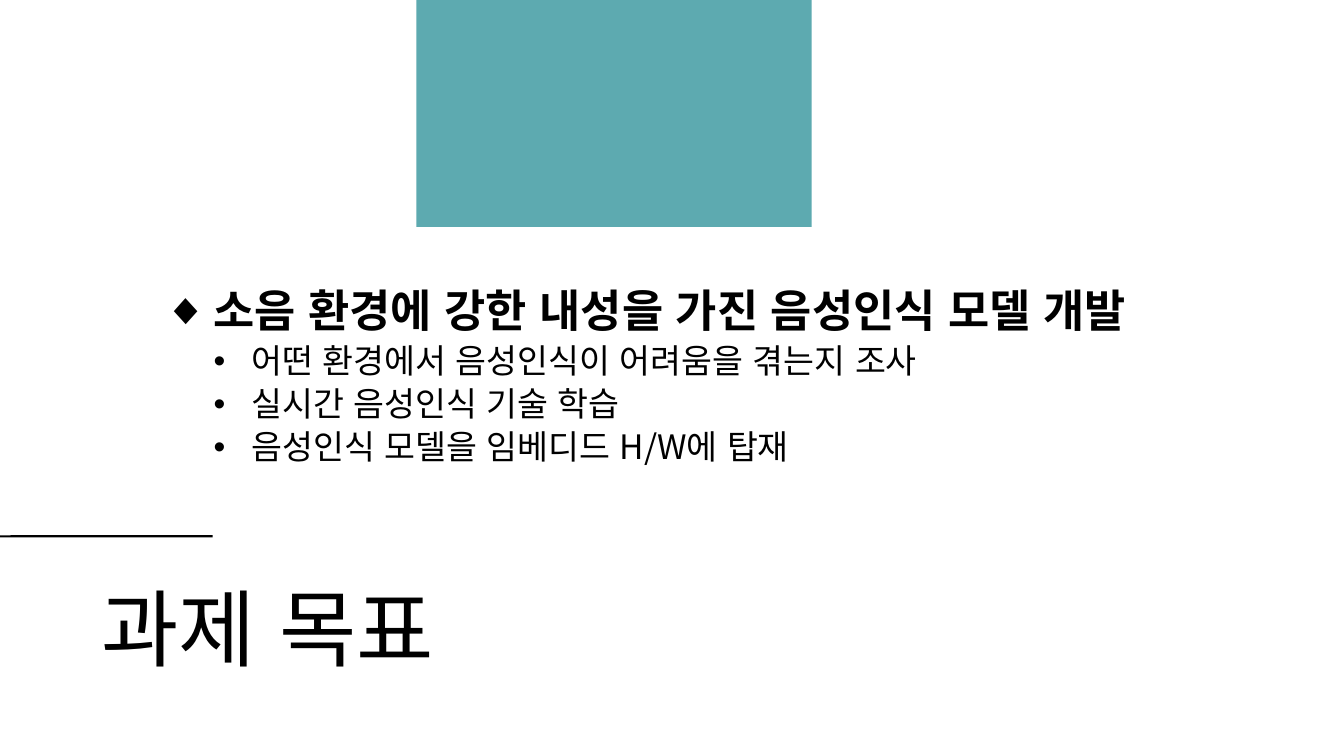
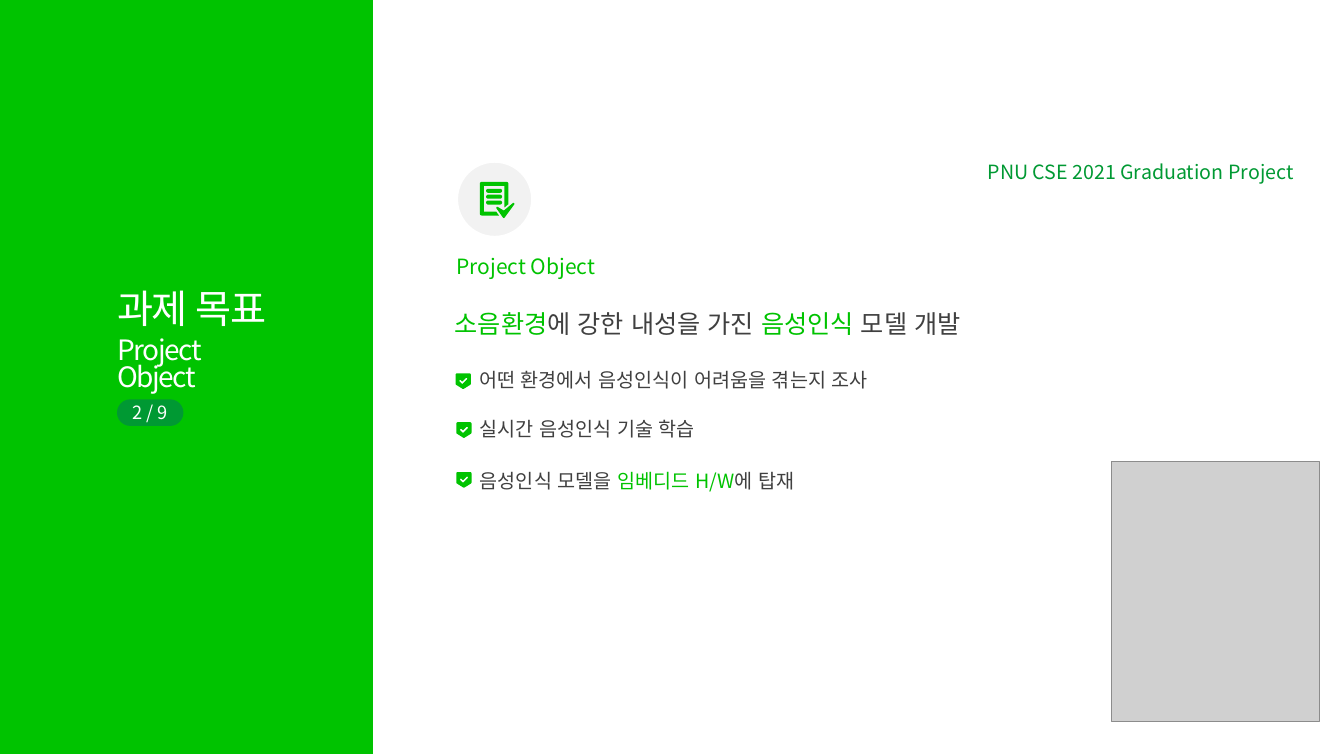
Before and after one commit to TeamPhoneticCode/Report, a slide deck: slide 3 of 2021_졸업과제_1번째_진행보고.pptx. Drawn at 1344x756 pixels with LibreOffice and Linux fonts; fonts in the diff are those of the drawing; grey boxes stand for pictures. Boxes give left, top, right and bottom in pixels: in the first picture for what was removed or moved away, otherwise in the second. Text is boxed around its words. In the diff, an @@ line names an element or a change of style, - is before the commit and + after.

```diff
--- a/2021_졸업과제_1번째_진행보고.pptx
+++ b/2021_졸업과제_1번째_진행보고.pptx
@@ rectangle added at (0,0,373,754), fill #00C300 @@
@@ rectangle removed at (416,0,812,227) @@
@@ text added at (988,163,1293,184), 14 pt, text #009933 @@
+PNU CSE 2021 Graduation Project
@@ group added at (457,161,532,237): 5 freeform shapes, 1 ellipse @@
@@ text added at (456,257,595,279), 15 pt, text #00C300 @@
+Project Object
@@ text "과제 목표": place and size @@
-text "과제 목표" at (101,590,434,667)
+text "과제 목표" at (117,290,267,326)
@@ text "과제 목표" at (117,290,267,326): size 60 to 28 pt, font Noto Sans CJK SC to Noto Sans CJK KR, text colour #000000 to #FFFFFF, letter spacing -1.5 to -1 pt, bold off; line spacing 0.9 to 0.8; vertical alignment bottom to top @@
@@ text removed at (214,289,1125,465) @@
-◆ 소음 환경에 강한 내성을 가진 음성인식 모델 개발
-  • 어떤 환경에서 음성인식이 어려움을 겪는지 조사
-  • 실시간 음성인식 기술 학습
-  • 음성인식 모델을 임베디드 H/W에 탑재
@@ text added at (455,312,960,335), 18 pt, text #404040 @@
+소음환경에 강한 내성을 가진 음성인식 모델 개발
@@ text added at (117,338,202,394), 20 pt, text #FFFFFF @@
+Project
+Object
@@ freeform shape added at (456,373,471,389), fill #00C300 @@
@@ text added at (479,370,868,389), 14 pt, text #404040 @@
+어떤 환경에서 음성인식이 어려움을 겪는지 조사
@@ rounded rectangle added at (117,399,184,425), fill #009933 @@
@@ text added at (133,405,168,420), 13 pt, text #FFFFFF @@
+2 / 9
@@ text added at (480,419,695,438), 14 pt, text #404040 @@
+실시간 음성인식 기술 학습
@@ freeform shape added at (457,422,472,439), fill #00C300 @@
@@ freeform shape added at (457,472,472,488), fill #00C300 @@
@@ text added at (480,471,794,492), 14 pt, text #404040 @@
+음성인식 모델을 임베디드 H/W에 탑재
@@ picture added at (1112,462,1320,722) @@
@@ line removed from (213, 536) to (0, 536) @@
```
Also in this commit, not shown: 8 other slides changed, 2 slides added, 2 slides removed.
